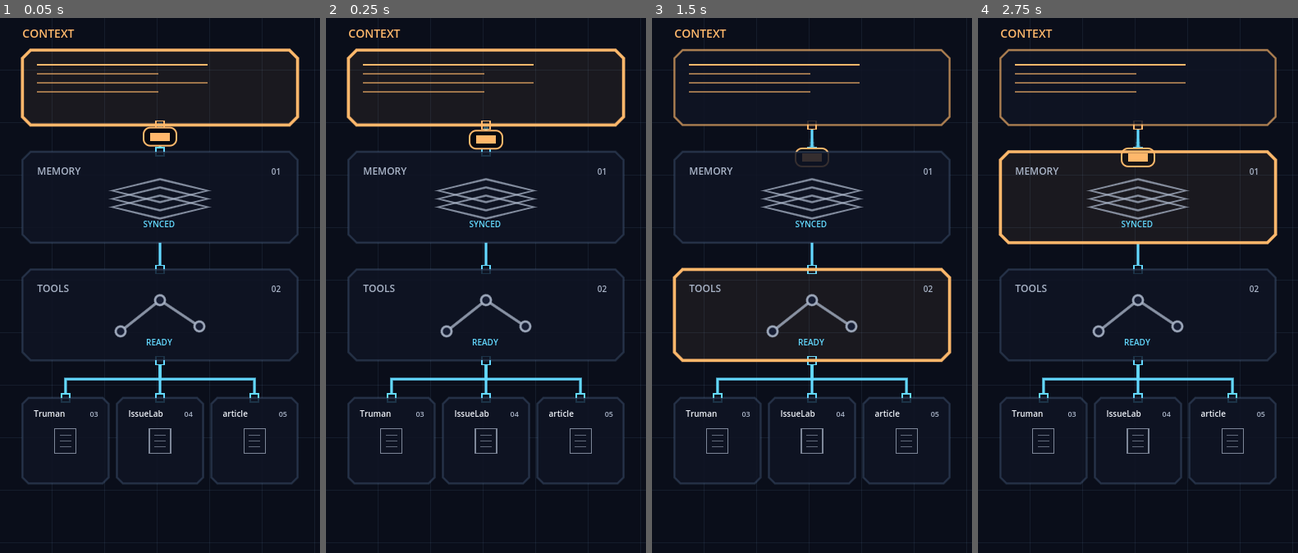
Above: before the commit, frames 1-4 (left to right).
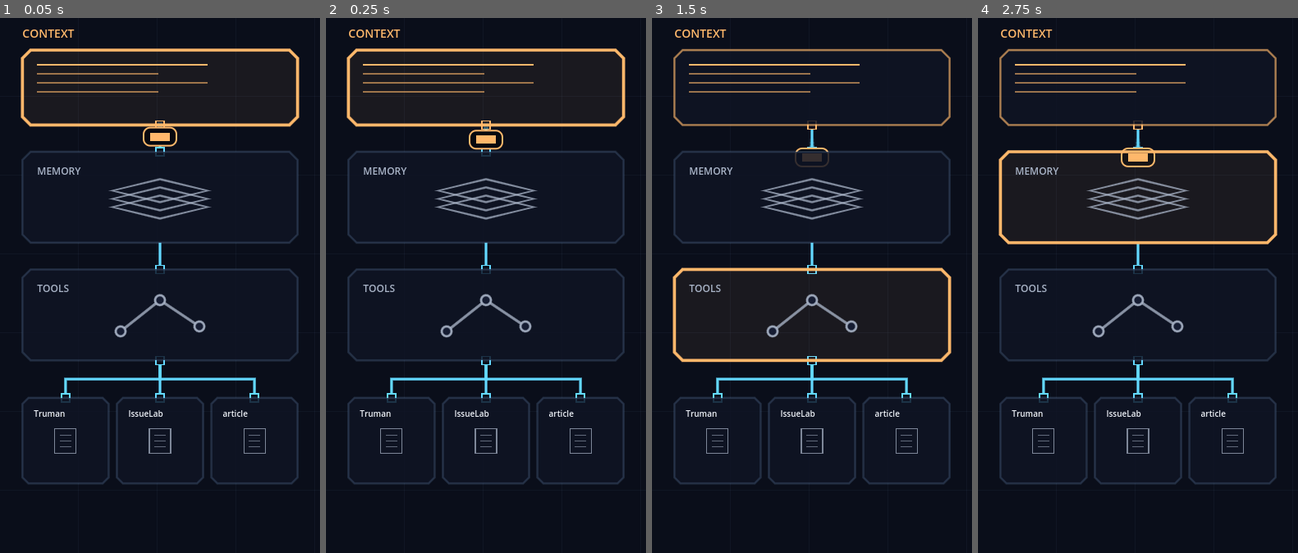
Above: after the commit, the same moments.

Repository: gqy20/gqy20.github.io
Game: Godot game, scene res://main.tscn
Same seed, same stepped clock (60 frames per second), same inputs: the game is played once before the commit and once after it.
Inputs (mouse positions are in pixels of both pictures, inside the frame that each line leads up to):
- Up to frame 1 (0.05 s): no input
- Up to frame 2 (0.25 s): no input
- Up to frame 3 (1.5 s): tap Enter at 0.5 s; move the mouse to (882, 258) at 0.52 s; click (882, 258) at 0.67 s; move the mouse to (748, 312) at 1.27 s; click (748, 312) at 1.42 s
- Up to frame 4 (2.75 s): tap Space at 2 s; move the mouse to (1170, 167) at 2.02 s; click (1170, 167) at 2.17 s

The runs differ from the first frame. In frame 1, 0.2% of the frame differs, in the area x 16-99%, y 9-99%; in frame 2, 0.2%; in frame 3, 0.2%; in frame 4, 0.2%.

Commit message:
refactor(run-mode): focus the Godot scene experience

Diff:
--- a/godot/home-runtime/scripts/topology_world.gd
+++ b/godot/home-runtime/scripts/topology_world.gd
@@ -128,14 +128,14 @@
 		_draw_wide_world(size)
 
 func _draw_grid(size: Vector2) -> void:
-	var spacing := 64.0
+	var spacing := 96.0
 	var x := 0.0
 	while x <= size.x:
-		draw_line(Vector2(x, 0), Vector2(x, size.y), LINE_FAINT, 1.0)
+		draw_line(Vector2(x, 0), Vector2(x, size.y), Color(LINE_FAINT, 0.045), 1.0)
 		x += spacing
 	var y := 0.0
 	while y <= size.y:
-		draw_line(Vector2(0, y), Vector2(size.x, y), LINE_FAINT, 1.0)
+		draw_line(Vector2(0, y), Vector2(size.x, y), Color(LINE_FAINT, 0.045), 1.0)
 		y += spacing
 
 func _draw_journey_grid(size: Vector2, camera_x: float) -> void:
@@ -192,10 +192,9 @@
 	_draw_context_module(context_rect, active_stage == 0, journey_stage == 0)
 	_draw_memory_module(memory_rect, active_stage == 1, journey_stage == 1)
 	_draw_tools_module(tools_rect, active_stage == 2, journey_stage == 2)
-	_draw_label(Vector2(output_x - work_size.x * 0.5, works[0].position.y - 34.0), "VERIFIED OUTPUTS", 15, MUTED)
-	_draw_work_module(works[0], "TrumanWorld", "03", false, false)
-	_draw_work_module(works[1], "IssueLab", "04", active_stage == 3, journey_stage == 3)
-	_draw_work_module(works[2], "article-mcp", "05", false, false)
+	_draw_work_module(works[0], "TrumanWorld", false, false)
+	_draw_work_module(works[1], "IssueLab", active_stage == 3, journey_stage == 3)
+	_draw_work_module(works[2], "article-mcp", false, false)
 	_draw_context_capsule(route)
 
 	draw_set_transform(Vector2.ZERO, 0.0, Vector2.ONE)
@@ -208,19 +207,10 @@
 func _draw_project_run_world(size: Vector2) -> void:
 	hit_areas.clear()
 	_draw_journey_grid(size, project_run_progress * size.x * 0.24)
-	_draw_label(Vector2(34.0, 54.0), "PROJECT RUNTIME / %s" % selected_node.to_upper(), 13, ACCENT)
-	_draw_label(Vector2(34.0, 76.0), "LIVE EVIDENCE TRACE", 10, Color(MUTED, 0.66))
 	match selected_node:
 		"trumanworld": _draw_truman_run(size)
 		"article-mcp": _draw_article_run(size)
 		_: _draw_issuelab_run(size)
-
-	var progress_width := size.x - 68.0
-	draw_rect(Rect2(Vector2(34.0, size.y - 34.0), Vector2(progress_width, 2.0)), LINE)
-	draw_rect(Rect2(Vector2(34.0, size.y - 34.0), Vector2(progress_width * project_run_progress, 2.0)), ACCENT)
-	for index in range(4):
-		var marker_x := 34.0 + progress_width * float(index) / 3.0
-		draw_rect(Rect2(Vector2(marker_x - 2.0, size.y - 38.0), Vector2(4.0, 10.0)), ACCENT if project_run_stage >= index else LINE, true)
 
 func _draw_truman_run(size: Vector2) -> void:
 	var center := Vector2(size.x * 0.53, size.y * 0.51)
@@ -386,9 +376,9 @@
 	_draw_context_module(context_rect, active_stage == 0, selected_node == "context")
 	_draw_memory_module(memory_rect, active_stage == 1, selected_node == "memory")
 	_draw_tools_module(tools_rect, active_stage == 2, selected_node == "tools")
-	_draw_work_module(works[0], "TrumanWorld", "03", active_stage == 3, selected_node == "trumanworld")
-	_draw_work_module(works[1], "IssueLab", "04", active_stage == 3, selected_node == "issuelab")
-	_draw_work_module(works[2], "article-mcp", "05", active_stage == 3, selected_node == "article-mcp")
+	_draw_work_module(works[0], "TrumanWorld", active_stage == 3, selected_node == "trumanworld")
+	_draw_work_module(works[1], "IssueLab", active_stage == 3, selected_node == "issuelab")
+	_draw_work_module(works[2], "article-mcp", active_stage == 3, selected_node == "article-mcp")
 
 	hit_areas = {
 		"context": context_rect,
@@ -419,9 +409,9 @@
 	_draw_context_module(context_rect, active_stage == 0, selected_node == "context", true)
 	_draw_memory_module(memory_rect, active_stage == 1, selected_node == "memory", true)
 	_draw_tools_module(tools_rect, active_stage == 2, selected_node == "tools", true)
-	_draw_work_module(works[0], "Truman", "03", active_stage == 3, selected_node == "trumanworld", true)
-	_draw_work_module(works[1], "IssueLab", "04", active_stage == 3, selected_node == "issuelab", true)
-	_draw_work_module(works[2], "article", "05", active_stage == 3, selected_node == "article-mcp", true)
+	_draw_work_module(works[0], "Truman", active_stage == 3, selected_node == "trumanworld", true)
+	_draw_work_module(works[1], "IssueLab", active_stage == 3, selected_node == "issuelab", true)
+	_draw_work_module(works[2], "article", active_stage == 3, selected_node == "article-mcp", true)
 
 	hit_areas = {
 		"context": context_rect,
@@ -533,7 +523,7 @@
 
 func _draw_memory_module(rect: Rect2, active: bool, selected: bool, compact := false) -> void:
 	_draw_module_shell(rect, active, false, selected)
-	_draw_module_header(rect, "MEMORY", "01", compact)
+	_draw_module_header(rect, "MEMORY", compact)
 	var center := rect.get_center()
 	var icon_width := minf(rect.size.x * 0.32, 58.0)
 	var icon_y := center.y - (8.0 if compact else 26.0)
@@ -547,11 +537,10 @@
 			Vector2(center.x, icon_y + offset - 14.0),
 		])
 		draw_polyline(diamond, Color(MUTED, 0.75), 1.3, true)
-	_draw_status(rect, "SYNCED", compact)
 
 func _draw_tools_module(rect: Rect2, active: bool, selected: bool, compact := false) -> void:
 	_draw_module_shell(rect, active, false, selected)
-	_draw_module_header(rect, "TOOLS", "02", compact)
+	_draw_module_header(rect, "TOOLS", compact)
 	var center := rect.get_center()
 	var spread := minf(48.0, rect.size.x * 0.24)
 	var y := center.y - (4.0 if compact else 20.0)
@@ -560,20 +549,16 @@
 	for point in [Vector2(center.x - spread, y + 24.0), Vector2(center.x, y - 14.0), Vector2(center.x + spread, y + 18.0)]:
 		draw_circle(point, 6.0, SURFACE_RAISED)
 		draw_arc(point, 6.0, 0, TAU, 16, Color(MUTED, 0.9), 1.5, true)
-	_draw_status(rect, "READY", compact)
-
-func _draw_work_module(rect: Rect2, title: String, index: String, active: bool, selected: bool, compact := false) -> void:
+
+func _draw_work_module(rect: Rect2, title: String, active: bool, selected: bool, compact := false) -> void:
 	_draw_module_shell(rect, active, false, selected)
 	var font_size := 10 if compact else 11
 	_draw_label(rect.position + Vector2(14.0, 24.0), title, font_size, INK)
-	_draw_label(Vector2(rect.end.x - (23.0 if compact else 28.0), rect.position.y + 24.0), index, font_size - 1, MUTED)
 	var doc_rect := Rect2(Vector2(rect.get_center().x - 13.0, rect.position.y + rect.size.y * 0.36), Vector2(26.0, 30.0 if compact else 38.0))
 	draw_rect(doc_rect, Color(MUTED, 0.72), false, 1.2)
 	for line_index in range(3):
 		var line_y := doc_rect.position.y + 8.0 + float(line_index) * 7.0
 		draw_line(Vector2(doc_rect.position.x + 6.0, line_y), Vector2(doc_rect.end.x - 6.0, line_y), Color(MUTED, 0.55), 1.0)
-	if not compact:
-		_draw_label(Vector2(rect.position.x + 14.0, rect.end.y - 13.0), "RUNNING", 10, FLOW)
 
 func _draw_module_shell(rect: Rect2, active: bool, context := false, selected := false) -> void:
 	var outline := ACCENT if selected else FLOW if active else Color(ACCENT, 0.66) if context else LINE
@@ -584,13 +569,9 @@
 	closed.append(points[0])
 	draw_polyline(closed, outline, 2.4 if selected else 1.8 if active else 1.2, true)
 
-func _draw_module_header(rect: Rect2, title: String, index: String, compact: bool) -> void:
+func _draw_module_header(rect: Rect2, title: String, compact: bool) -> void:
 	var font_size := 12 if compact else 14
 	_draw_label(rect.position + Vector2(18.0, 28.0), title, font_size, MUTED)
-	_draw_label(Vector2(rect.end.x - (32.0 if compact else 38.0), rect.position.y + 28.0), index, font_size - 2, MUTED)
-
-func _draw_status(rect: Rect2, text: String, compact: bool) -> void:
-	_draw_label(Vector2(rect.get_center().x - float(text.length()) * (3.4 if compact else 4.2), rect.end.y - 18.0), text, 10 if compact else 12, FLOW)
 
 func _draw_dot_matrix(rect: Rect2, color: Color) -> void:
 	var columns := 8
Not shown, changed: src/components/RunMode.css
Not shown, changed: src/components/RunMode.jsx
Not shown, changed: test/components/RunMode.test.jsx
